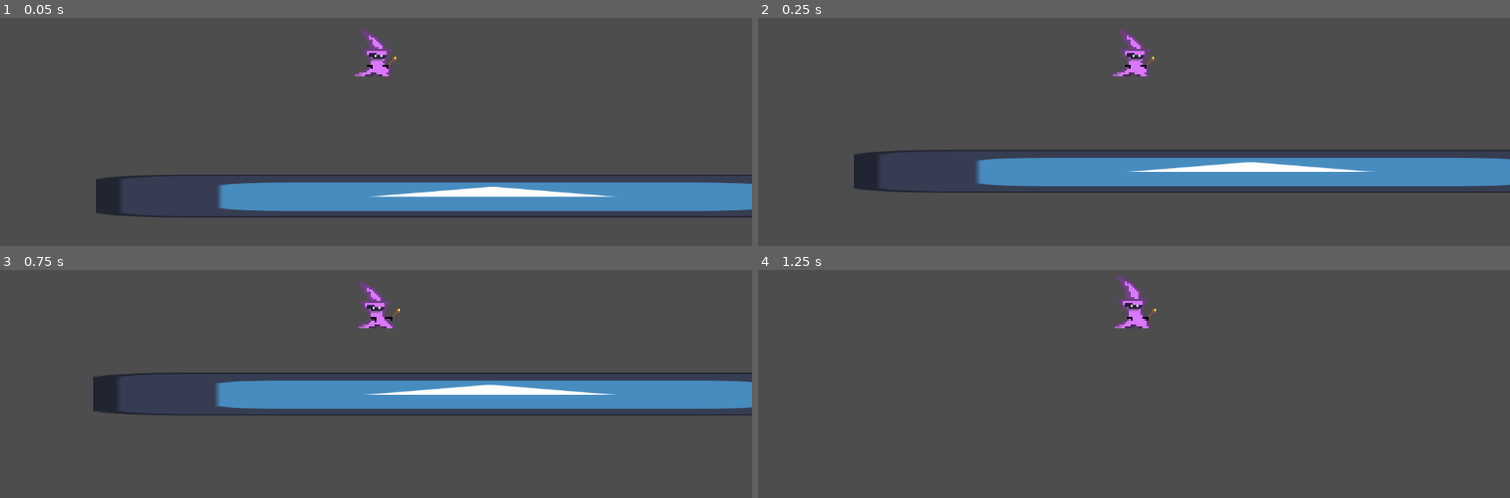
Above: before the commit, frames 1-4 (two rows, left to right).
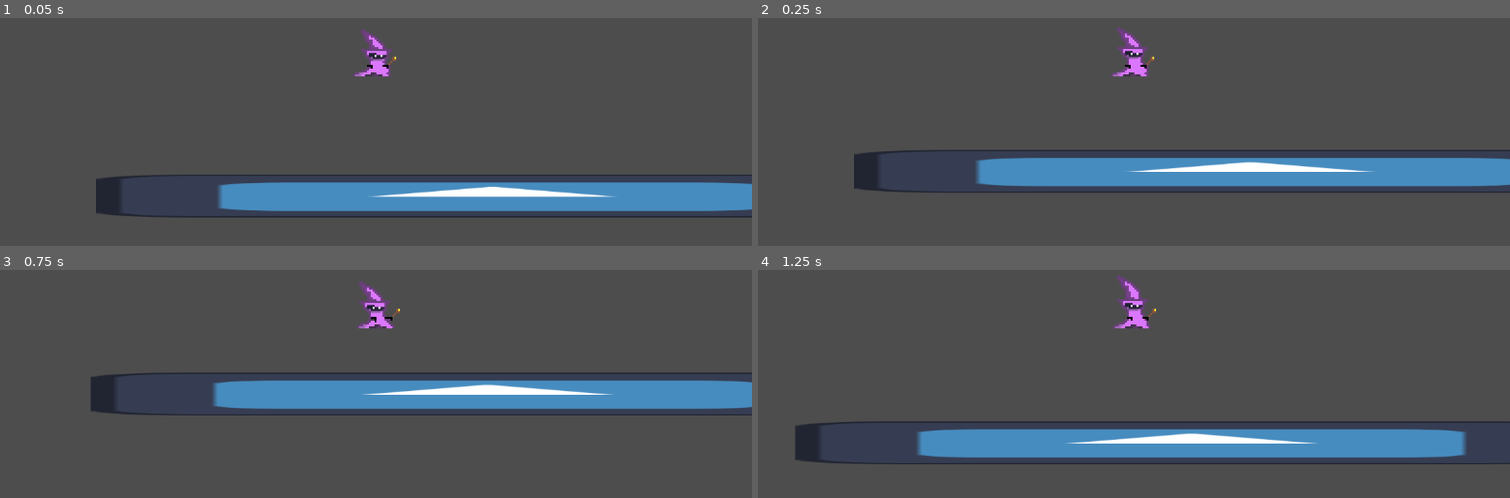
Above: after the commit, the same moments.

Repository: colbySullivan/Procedural-Map-Testing
Game: Godot game, scene res://Scenes/main.tscn
The game is run twice, just before and just after one commit, with the same random seed, the same clock (stepped at 60 frames per second) and the same inputs. The engine's default icon, where the game draws it, is replaced by a stand-in: a white triangle on a blue panel in a dark square.
Inputs:
- Up to frame 1 (0.05 s): no input
- Up to frame 2 (0.25 s): no input
- Up to frame 3 (0.75 s): hold D (move_right) from 0.53 s (still down); tap Space (jump) at 0.6 s
- Up to frame 4 (1.25 s): keep holding D (move_right); tap Space (jump) at 0.77, 1.07 s

Frame 1 is identical in both runs. In frame 2, 0.2% of the frame differs, in the area x 47-53%, y 4-19%; in frame 3, 0.3%; in frame 4, 11%, in the area x 5-100%, y 66-86%.

Commit message:
Animation cleanup
Sped up idle and moved some functions

Diff:
--- a/Prefabs/Player.tscn
+++ b/Prefabs/Player.tscn
@@ -4,31 +4,31 @@
 [ext_resource type="Texture2D" uid="uid://kh5voy7l58ar" path="res://Prefabs/TheWizard.png" id="2_ijby4"]
 
 [sub_resource type="Animation" id="Animation_5rl5e"]
-length = 2.0
-loop_mode = 1
-tracks/0/type = "value"
-tracks/0/imported = false
-tracks/0/enabled = true
-tracks/0/path = NodePath("CharacterBody2D/Sprite2D:visible")
-tracks/0/interp = 1
-tracks/0/loop_wrap = false
-tracks/0/keys = {
-"times": PackedFloat32Array(0),
-"transitions": PackedFloat32Array(1),
-"update": 1,
-"values": [true]
-}
-tracks/1/type = "value"
-tracks/1/imported = false
-tracks/1/enabled = true
-tracks/1/path = NodePath("CharacterBody2D/Sprite2D:frame")
-tracks/1/interp = 1
-tracks/1/loop_wrap = false
-tracks/1/keys = {
-"times": PackedFloat32Array(0, 0.5, 0.9, 1.3),
-"transitions": PackedFloat32Array(1, 1, 1, 1),
-"update": 1,
-"values": [8, 3, 8, 9]
+length = 0.4
+loop_mode = 1
+tracks/0/type = "value"
+tracks/0/imported = false
+tracks/0/enabled = true
+tracks/0/path = NodePath("CharacterBody2D/Sprite2D:visible")
+tracks/0/interp = 1
+tracks/0/loop_wrap = false
+tracks/0/keys = {
+"times": PackedFloat32Array(0),
+"transitions": PackedFloat32Array(1),
+"update": 1,
+"values": [true]
+}
+tracks/1/type = "value"
+tracks/1/imported = false
+tracks/1/enabled = true
+tracks/1/path = NodePath("CharacterBody2D/Sprite2D:frame")
+tracks/1/interp = 1
+tracks/1/loop_wrap = false
+tracks/1/keys = {
+"times": PackedFloat32Array(-0.1, 0, 0.1, 0.2),
+"transitions": PackedFloat32Array(1, 1, 1, 1),
+"update": 1,
+"values": [8, 8, 9, 3]
 }
 
 [sub_resource type="Animation" id="Animation_8ova2"]
@@ -115,31 +115,31 @@
 }
 
 [sub_resource type="Animation" id="Animation_tund5"]
-length = 2.0
-loop_mode = 1
-tracks/0/type = "value"
-tracks/0/imported = false
-tracks/0/enabled = true
-tracks/0/path = NodePath("CharacterBody2D/Sprite2D:visible")
-tracks/0/interp = 1
-tracks/0/loop_wrap = false
-tracks/0/keys = {
-"times": PackedFloat32Array(0),
-"transitions": PackedFloat32Array(1),
-"update": 1,
-"values": [true]
-}
-tracks/1/type = "value"
-tracks/1/imported = false
-tracks/1/enabled = true
-tracks/1/path = NodePath("CharacterBody2D/Sprite2D:frame")
-tracks/1/interp = 1
-tracks/1/loop_wrap = false
-tracks/1/keys = {
-"times": PackedFloat32Array(0, 0.5, 0.9, 1.3),
-"transitions": PackedFloat32Array(1, 1, 1, 1),
-"update": 1,
-"values": [7, 10, 11, 7]
+length = 0.4
+loop_mode = 1
+tracks/0/type = "value"
+tracks/0/imported = false
+tracks/0/enabled = true
+tracks/0/path = NodePath("CharacterBody2D/Sprite2D:visible")
+tracks/0/interp = 1
+tracks/0/loop_wrap = false
+tracks/0/keys = {
+"times": PackedFloat32Array(0),
+"transitions": PackedFloat32Array(1),
+"update": 1,
+"values": [true]
+}
+tracks/1/type = "value"
+tracks/1/imported = false
+tracks/1/enabled = true
+tracks/1/path = NodePath("CharacterBody2D/Sprite2D:frame")
+tracks/1/interp = 1
+tracks/1/loop_wrap = false
+tracks/1/keys = {
+"times": PackedFloat32Array(-0.1, 0, 0.1, 0.2),
+"transitions": PackedFloat32Array(1, 1, 1, 1),
+"update": 1,
+"values": [7, 7, 10, 11]
 }
 
 [sub_resource type="AnimationLibrary" id="AnimationLibrary_5jwlp"]
@@ -206,7 +206,7 @@
 texture = ExtResource("2_ijby4")
 hframes = 4
 vframes = 3
-frame = 3
+frame = 11
 metadata/_aseprite_wizard_config_ = {
 "i_mode": -1,
 "keep_anim_length": false,
--- a/Scripts/PlayerController.gd
+++ b/Scripts/PlayerController.gd
@@ -7,6 +7,8 @@
 @onready var animated_sprite = $AnimationPlayer
 @onready var animated_tree = $AnimationTree
 
+var can_jump = true
+
 #func _process(delta):
 	# animation handling
 	#if Input.is_action_pressed("move_right") || Input.is_action_pressed("move_left"):
@@ -15,31 +17,44 @@
 		#animated_sprite.play("Idle")
 
 func _physics_process(delta):
-	# gravity
+	# gravity and floor check
 	if is_on_floor() == false:
 		velocity.y += gravity * delta
+		can_jump = false
 
-	# left and right movement
-	#var direction = Input.get_axis("move_left","move_right")
-	#velocity.x += direction * speed
-	if Input.is_action_pressed("move_right"):
-		velocity.x += 1.0
-	if Input.is_action_pressed("move_left"):
-		velocity.x -= 1.0
+	else:
+		can_jump = true
 
+	horizontal_movement()
 
 	# jumping
-	if Input.is_action_just_pressed("jump"):
+	if Input.is_action_just_pressed("jump") && can_jump:
 		# TODO set up jump animation
 		animated_tree.get("parameters/playback").travel("Jumping")
 		velocity.y = -jump_force
 
-	# handle animations
-	if velocity.x == 0:
+	check_animation_orientation()
+
+	print(velocity.x)
+	move_and_slide()
+
+func horizontal_movement():
+	# left and right movement
+	if Input.is_action_pressed("move_right") || Input.is_action_pressed("move_left"):
+		var direction = Input.get_axis("move_left","move_right")
+		velocity.x += direction * speed
+	#if Input.is_action_pressed("move_right"):
+		#velocity.x += 1.0
+	#if Input.is_action_pressed("move_left"):
+		#velocity.x -= 1.0
+	else:
+		velocity.x = lerp(velocity.x, 0.0, 1)
+
+# handle animations
+func check_animation_orientation():
+	if velocity.x == 0.0:
 		animated_tree.get("parameters/playback").travel("idle")
 	else:
 		animated_tree.get("parameters/playback").travel("walking")
 		animated_tree.set("parameters/idle/blend_position", velocity.x)
 		animated_tree.set("parameters/walking/blend_position", velocity.x)
-
-	move_and_slide()
